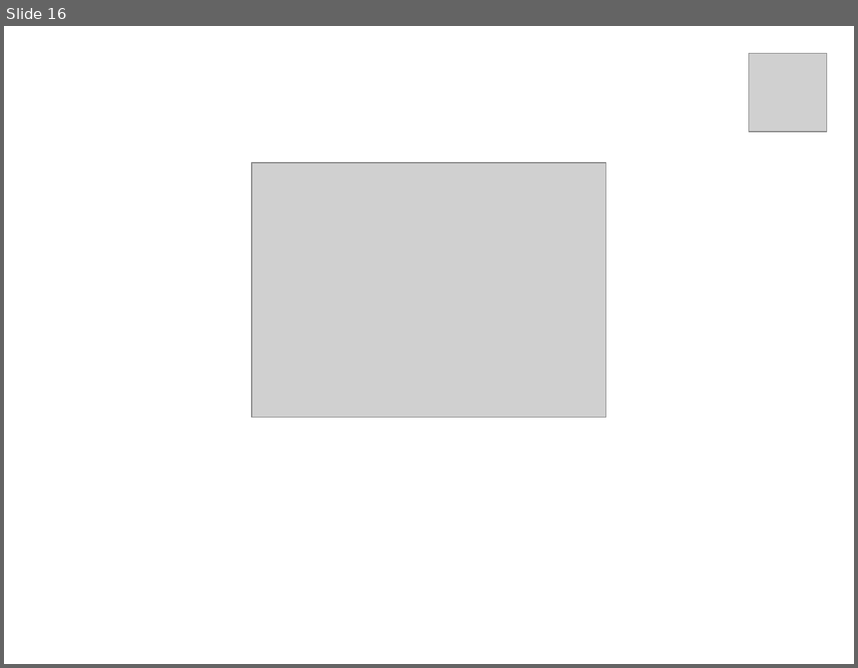
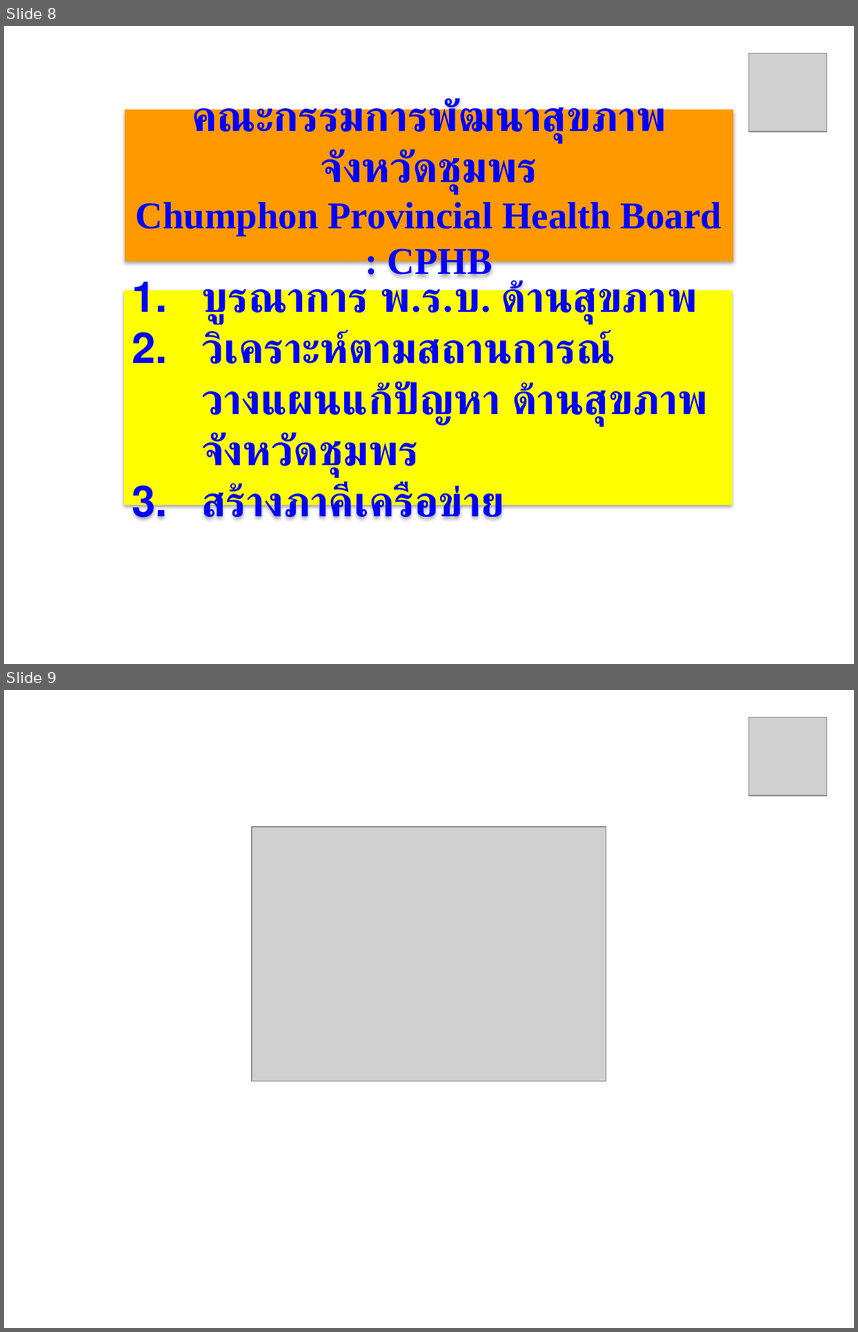
Before and after one commit to joblackpoc/Jobs_SSJ, a slide deck: family_Doctor/Chumphon_family_doctor.pptx. Shown one above the other, each under a label of ours: slide 16 before the commit, slides 8 and 9 after it. The pictures are 858x668 and 858x1332 pixels, drawn with LibreOffice and Linux fonts; fonts in the diff are those of the drawing; grey boxes stand for pictures; background and template pictures are left out. Boxes give left, top, right and bottom in pixels: in the first picture for what was removed or moved away, otherwise in the second. Text is boxed around its words. In the diff, an @@ line names an element or a change of style, - is before the commit and + after.

Commit message:
modified powerpoint

```diff
--- a/family_Doctor/Chumphon_family_doctor.pptx
+++ b/family_Doctor/Chumphon_family_doctor.pptx
@@ slide 8 added at [4,26,854,664], background picture (left out) @@
@@ ellipse added at [300,53,340,81], fill #FFFFFF @@
@@ picture added at [749,53,827,132] @@
@@ rectangle added at [125,109,733,261], fill #FF9900, 32 pt, text #0000FF, bold @@
+คณะกรรมการพัฒนาสุขภาพจังหวัดชุมพร
+Chumphon Provincial Health Board : CPHB
@@ rectangle added at [124,290,733,505], fill #FFFF00, 36 pt, text #0000FF, bold @@
+1. บูรณาการ พ.ร.บ. ด้านสุขภาพ
+2. วิเคราะห์ตามสถานการณ์ วางแผนแก้ปัญหา ด้านสุขภาพ จังหวัดชุมพร
+3. สร้างภาคีเครือข่าย
@@ what was slide 16 is now slide 9 @@
```
Also in this commit, not shown: 1 slide changed, 8 slides removed, 37 other files.
